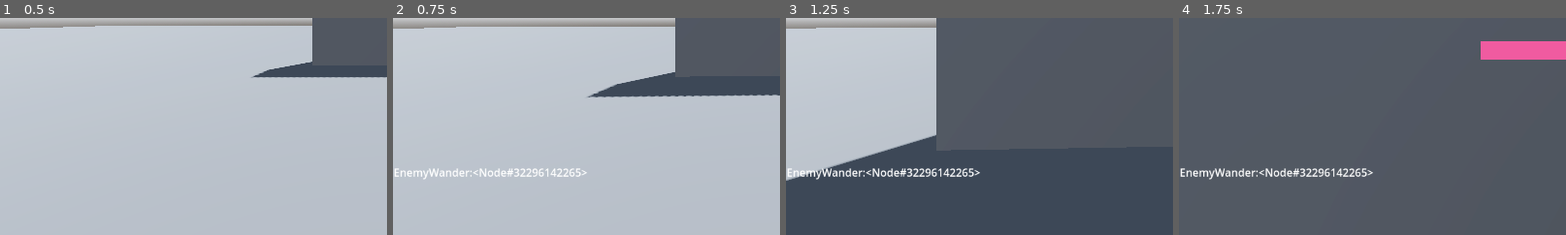
Above: before the commit, frames 1-4 (left to right).
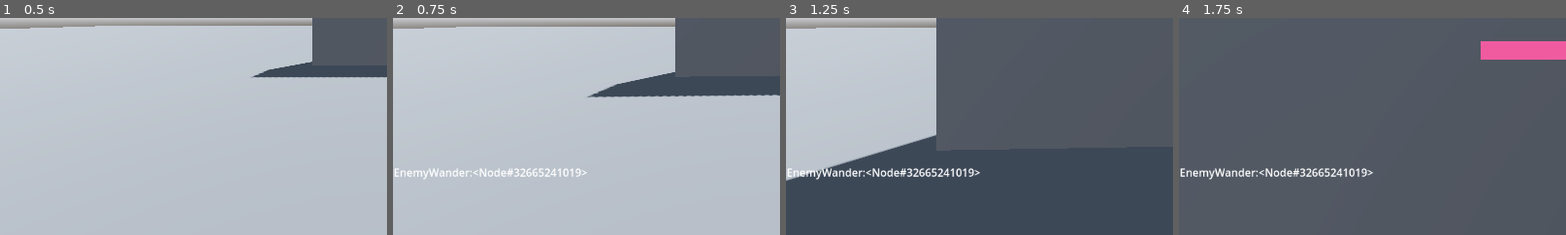
Above: after the commit, the same moments.

Repository: c-dez/playground
Game: Godot game, scene res://scenes/levels/test_level.tscn
Two runs of this game, one before a commit and one after it. Both use one fixed random seed, a clock stepped at 60 frames per second and the inputs below.
Inputs (mouse positions are % of the whole screen's width and height, from its top left):
- Up to frame 1 (0.5 s): no input
- Up to frame 2 (0.75 s): tap Enter at 0.5 s; move the mouse to (55, 50) at 0.52 s; hold W (forward) from 0.53 s (still down); click (55, 50) at 0.6 s
- Up to frame 3 (1.25 s): keep holding W (forward)
- Up to frame 4 (1.75 s): keep holding W (forward); move the mouse to (45, 50) at 1.27 s; tap R (r_key) at 1.35 s
The pictures show only the part of the screen within x 0-50%, y 50-100%; the shares and areas given below are measured in that part.

Frame 1 is identical in both runs. In frame 2, 0.2% of the frame differs, in the area x 34-49%, y 69-74%; in frame 3, 0.3%; in frame 4, 0.3%.

Commit message:
empezando hud de balas

Diff:
--- a/project.godot
+++ b/project.godot
@@ -18,6 +18,12 @@
 [autoload]
 
 PlayerInput="*res://globals/player_input.gd"
+
+[file_customization]
+
+folder_colors={
+"res://scenes/": "red"
+}
 
 [input]
 
--- a/scenes/player/player.tscn
+++ b/scenes/player/player.tscn
@@ -6,6 +6,7 @@
 [ext_resource type="Script" uid="uid://bfdcs8j8pu05q" path="res://scenes/player/control.gd" id="3_gmlin"]
 [ext_resource type="Script" uid="uid://yowwp0hkig27" path="res://scenes/player/shooting_manager.gd" id="5_p47bc"]
 [ext_resource type="Script" uid="uid://dlm7mtj3725on" path="res://scenes/player/reload_bar.gd" id="6_75vfm"]
+[ext_resource type="Texture2D" uid="uid://c8klqpvmnpoms" path="res://assets/bullet_sprites.png" id="7_0owmy"]
 
 [sub_resource type="CapsuleShape3D" id="CapsuleShape3D_x7p2l"]
 
@@ -76,3 +77,18 @@
 value = 18.0
 show_percentage = false
 script = ExtResource("6_75vfm")
+
+[node name="TextureProgressBar" type="TextureProgressBar" parent="HUD"]
+anchors_preset = 8
+anchor_left = 0.5
+anchor_top = 0.5
+anchor_right = 0.5
+anchor_bottom = 0.5
+offset_left = -150.0
+offset_top = 9.0
+offset_right = 150.0
+offset_bottom = 159.0
+grow_horizontal = 2
+grow_vertical = 2
+value = 100.0
+texture_progress = ExtResource("7_0owmy")
Not shown: 1 places in scenes/player/player.tscn that only renumber resources
